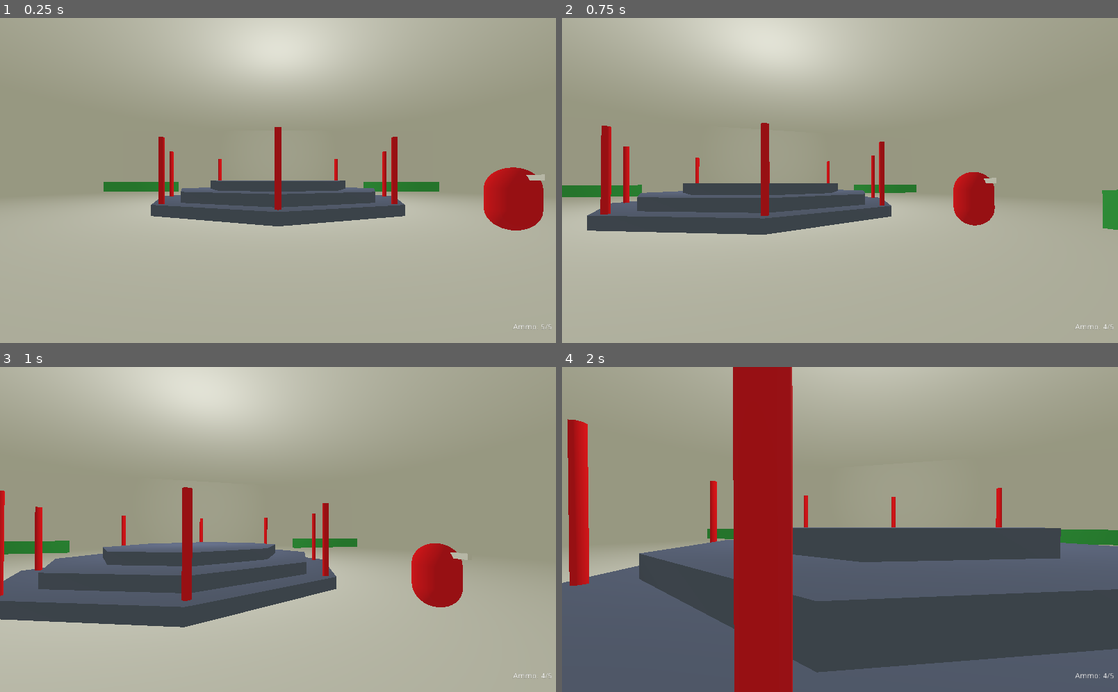
Above: before the commit, frames 1-4 (two rows, left to right).
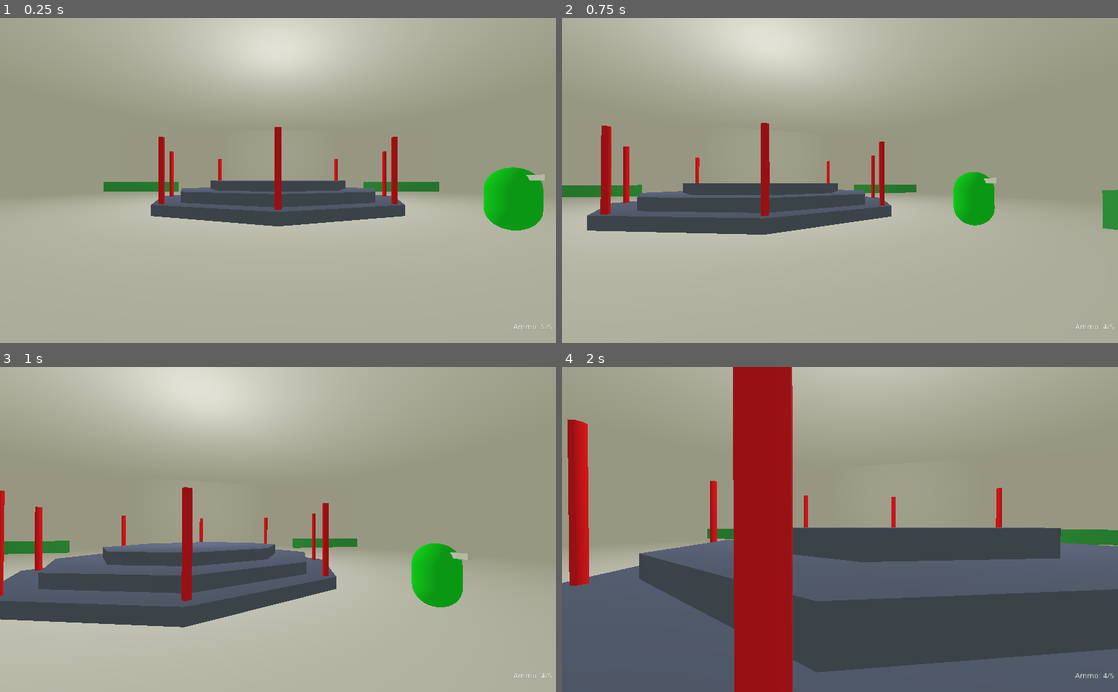
Above: after the commit, the same moments.

Repository: mc-carthy/gdBasicFps
Game: Godot game, scene res://Scenes/World2.tscn
The game is run twice, just before and just after one commit, with the same random seed, the same clock (stepped at 60 frames per second) and the same inputs. This scene is started directly instead of the project's main scene.
Inputs (mouse positions are in pixels of both pictures, inside the frame that each line leads up to):
- Up to frame 1 (0.25 s): no input
- Up to frame 2 (0.75 s): tap Enter at 0.5 s; move the mouse to (867, 180) at 0.52 s; hold W (move_forward) from 0.53 s (still down); click (867, 180) at 0.6 s
- Up to frame 3 (1 s): keep holding W (move_forward); tap Space (jump) at 0.77 s
- Up to frame 4 (2 s): keep holding W (move_forward); move the mouse to (812, 529) at 1.27 s; tap E (interact) at 1.35 s; tap Space (jump) at 1.52 s

The runs differ from the first frame. In frame 1, 1.7% of the frame differs, in the area x 87-98%, y 45-66%; in frame 2, 1.0%; in frame 3, 1.5%; in frame 4, nothing differs.

Commit message:
Add player tracking when visible

Diff:
--- a/Enemy/Enemy.gd
+++ b/Enemy/Enemy.gd
@@ -1,15 +1,23 @@
 extends KinematicBody
 
+var target: Spatial
 
+func _process(delta: float) -> void:
+	if target:
+		look_at(target.global_transform.origin, Vector3.UP)
 
 func _on_Area_body_entered(body: Node) -> void:
 	print(body.name + " entered")
-	set_colour_red()
+	if body.is_in_group('Player'):
+		target = body
+		set_colour_red()
 
 
 func _on_Area_body_exited(body: Node) -> void:
 	print(body.name + " exited")
-	set_colour_green()
+	if body.is_in_group('Player'):
+		target = null
+		set_colour_green()
 
 func set_colour_red() -> void:
 	$MeshInstance.get_surface_material(0).set_albedo(Color(1, 0, 0))
--- a/Enemy/Enemy.tscn
+++ b/Enemy/Enemy.tscn
@@ -21,7 +21,7 @@
 material/0 = SubResource( 2 )
 
 [node name="MeshInstance2" type="MeshInstance" parent="."]
-transform = Transform( 1, 0, 0, 0, 1, 0, 0, 0, 1, 0, 2.5, 1 )
+transform = Transform( 1, 0, 0, 0, 1, 0, 0, 0, 1, 0, 2.5, -1 )
 mesh = SubResource( 3 )
 material/0 = null
 
@@ -30,6 +30,7 @@
 shape = SubResource( 4 )
 
 [node name="Area" type="Area" parent="."]
+transform = Transform( -1, 0, -8.74228e-08, 0, 1, 0, 8.74228e-08, 0, -1, 0, 0, 0 )
 
 [node name="CollisionPolygon" type="CollisionPolygon" parent="Area"]
 transform = Transform( -1.62921e-07, -1, 1.62921e-07, 0, -1.62921e-07, -1, 1, -1.62921e-07, 2.65431e-14, 0, 1.5, 1 )
--- a/Scenes/World2.tscn
+++ b/Scenes/World2.tscn
@@ -20,7 +20,7 @@
 transform = Transform( 1, 0, 0, 0, 1, 0, 0, 0, 1, 0, 0, 24 )
 
 [node name="Enemy" parent="." instance=ExtResource( 4 )]
-transform = Transform( 1, 0, 0, 0, 1, 0, 0, 0, 1, 11.203, 0, 12.8602 )
+transform = Transform( -1, 0, -3.25841e-07, 0, 1, 0, 3.25841e-07, 0, -1, 11.203, 0, 12.8602 )
 
 [node name="Environment" type="Spatial" parent="."]
 
